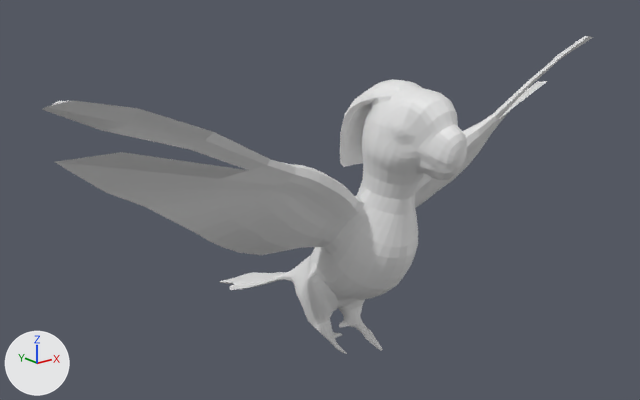
An edit to the FBX model Assets/MyProject/Artes/Personagens/Arara/Fechar_Asa.fbx, drawn before and after from the same camera.
Both versions are drawn from a camera (50 mm lens) standing at (-0.801, -0.855, 0.644) and looking at (-0.007, 0.138, 0.247). The axes (+X, +Y, +Z) are drawn at lower left. The lights are the same throughout. Where no turn or scale is listed for an object, it has been applied to the vertices.

The first picture shows 'retopologia'.
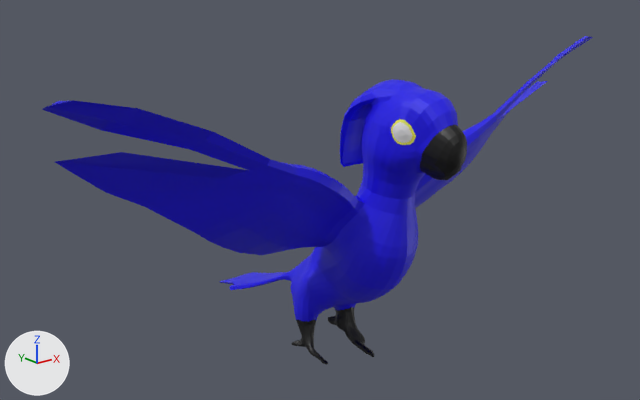
The newer file is also turned or shifted as a whole; pictures and numbers use the older file's frame.

Location of each change, (x1, y1, x2, y2) in pixels of the pictures (640 x 400 px; the box of a moved part takes in the faces that stretch with it):
'retopologia', reshaped: before (42, 36, 593, 354); after (42, 36, 593, 364)
part 1 of me_plane_001, moved or reshaped: before (264, 247, 397, 354); after (264, 247, 396, 364)
part 2 of me_plane_001, added: after (391, 119, 416, 145)
part 3 of me_plane_001, recoloured (white to blue): (42, 36, 593, 290) in both
part 4 of me_plane_001, recoloured (white to black): (420, 125, 467, 180) in both

Edits to the bpy script that builds the scene:
```text
Add mat_bico:
    mat_bico = principled_material('bico')
    mat_bico.base_color = (0.0, 0.0, 0.0)  # black #000000
Add mat_penas:
    mat_penas = principled_material('penas')
    mat_penas.base_color = (0.00641, 0.0, 0.801)  # blue #1300e7
Add mat_olho:
    mat_olho = principled_material('olho')
    mat_olho.base_color = (0.8, 0.8, 0.8)  # white #e7e7e7
Add mat_orbita_do_olho:
    mat_orbita_do_olho = principled_material('orbita do olho')
    mat_orbita_do_olho.base_color = (0.8, 0.797, 0.0792)  # yellow #e7e750
Change me_plane_001:
    used by ob_retopologia; location = (0.0, 0.087, 0.202)
    remove me_plane_001.from_pydata(...)  # 2726 vertices, 2719 faces; spans x -0.463..0.465, y -0.221..0.306, z -0.172..0.268
    add me_plane_001.from_pydata(...)  # 2758 vertices, 2753 faces; spans x -0.463..0.465, y -0.221..0.306, z -0.188..0.268
    me_plane_001 part 1: 594 vertices moved from x -0.089..0.058, y -0.084..0.11, z -0.16..-0.001 to x -0.089..0.058, y -0.085..0.11, z -0.171..0.0; 623 vertices removed from x -0.037..0.043, y -0.061..0.078, z -0.172..-0.103; 623 vertices added at x -0.059..0.042, y -0.046..0.084, z -0.188..-0.11
    me_plane_001 part 2: 32 vertices added at x -0.045..0.047, y -0.167..-0.144, z 0.177..0.203
    me_plane_001 part 3: 1729 faces spanning x -0.463..0.465, y -0.204..0.306, z -0.169..0.268 switch from no material to mat_penas (blue #1300e7)
    me_plane_001 part 4: 233 faces spanning x -0.05..0.041, y -0.221..0.062, z -0.169..0.203 switch from no material to mat_bico (black #000000)
    add me_plane_001.materials.append(mat_orbita_do_olho)  # yellow #e7e750
    add me_plane_001.materials.append(mat_olho)  # white #e7e7e7
```
